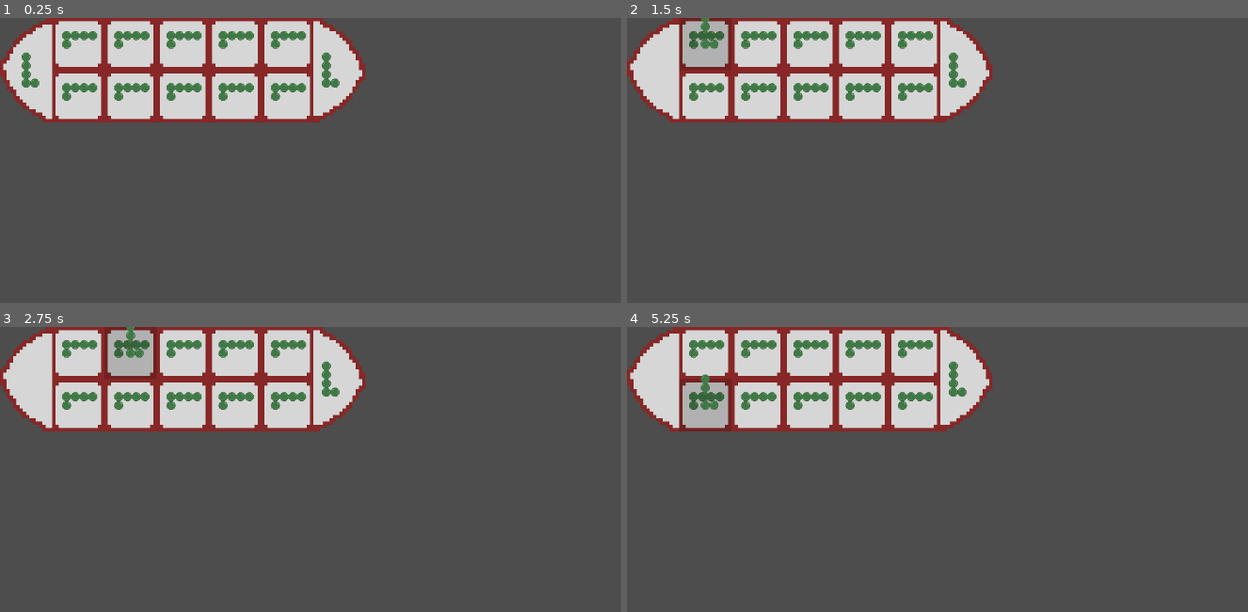
Above: before the commit, frames 1-4 (two rows, left to right).
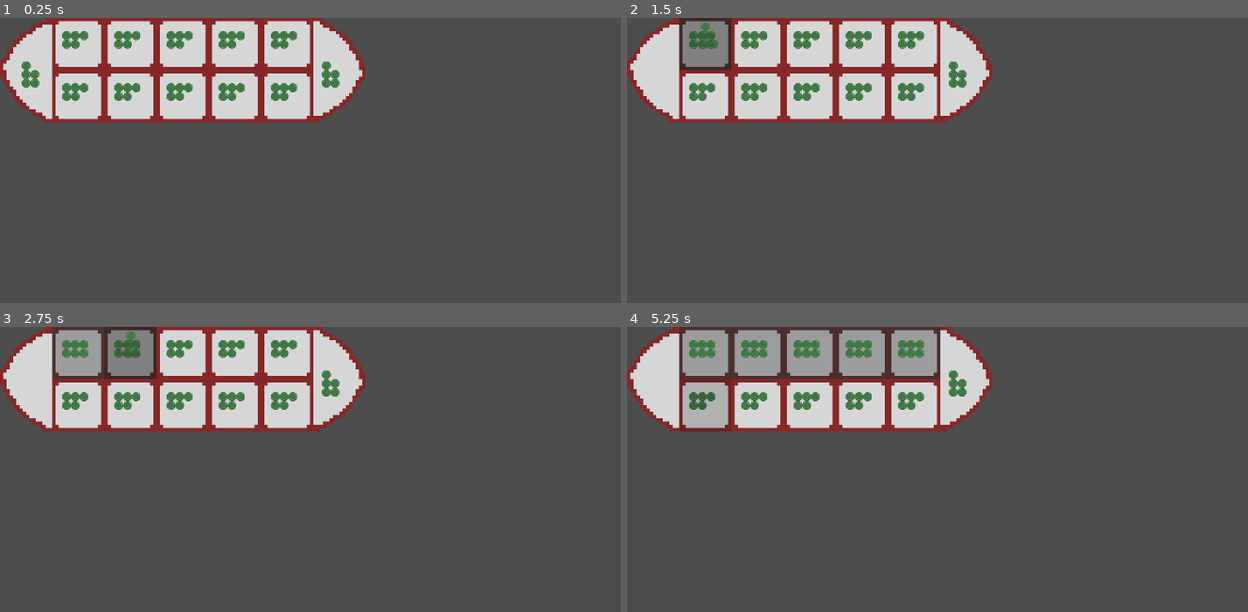
Above: after the commit, the same moments.

Repository: thannicko/QuanCaptureGame
Game: Godot game, scene res://scenes/board.tscn
Same seed, same stepped clock (60 frames per second), same inputs: the game is played once before the commit and once after it.
Inputs (mouse positions are in pixels of both pictures, inside the frame that each line leads up to):
- Up to frame 1 (0.25 s): no input
- Up to frame 2 (1.5 s): tap Enter at 0.5 s; move the mouse to (651, 69) at 0.52 s; click (651, 69) at 0.67 s; tap Space at 1.25 s; move the mouse to (707, 43) at 1.27 s; click (707, 43) at 1.42 s
- Up to frame 3 (2.75 s): tap Enter at 2 s; move the mouse to (130, 352) at 2.02 s; click (130, 352) at 2.17 s
- Up to frame 4 (5.25 s): tap Space at 2.75, 4.25 s; move the mouse to (807, 352) at 2.77 s; click (807, 352) at 2.92 s; tap Enter at 3.5 s; move the mouse to (862, 352) at 3.52 s; click (862, 352) at 3.67 s; move the mouse to (912, 352) at 4.27 s; click (912, 352) at 4.42 s; move the mouse to (707, 403) at 5.02 s; click (707, 403) at 5.17 s

The runs differ from the first frame. In frame 1, 1.0% of the frame differs, in the area x 3-55%, y 4-30%; in frame 2, 2.1%; in frame 3, 3.4%; in frame 4, 7.6%, in the area x 8-55%, y 0-30%.

Commit message:
Added disabled sprites

Diff:
--- a/scenes/square.tscn
+++ b/scenes/square.tscn
@@ -1,8 +1,9 @@
-[gd_scene load_steps=5 format=3 uid="uid://birtrmdefmuj8"]
+[gd_scene load_steps=6 format=3 uid="uid://birtrmdefmuj8"]
 
 [ext_resource type="Script" path="res://scripts/square.gd" id="1_6kgwa"]
 [ext_resource type="Texture2D" uid="uid://etnhjl244sb6" path="res://assets/Square.png" id="2_5s413"]
 [ext_resource type="PackedScene" uid="uid://b3nupaf0mqq2f" path="res://scenes/rockpile.tscn" id="3_2vgq4"]
+[ext_resource type="Texture2D" uid="uid://dtri4omgbjqd8" path="res://assets/DisableSquare.png" id="4_cvkok"]
 
 [sub_resource type="RectangleShape2D" id="RectangleShape2D_ubuqt"]
 size = Vector2(16, 16)
@@ -25,3 +26,8 @@
 [node name="Rockpile" parent="." instance=ExtResource("3_2vgq4")]
 position = Vector2(4.4, 5.4)
 scale = Vector2(0.167, 0.167)
+
+[node name="DisableSquare" type="Sprite2D" parent="."]
+texture_filter = 1
+position = Vector2(8, 8)
+texture = ExtResource("4_cvkok")
--- a/scenes/squarebig.tscn
+++ b/scenes/squarebig.tscn
@@ -1,8 +1,9 @@
-[gd_scene load_steps=5 format=3 uid="uid://c2v6rliyxr2fx"]
+[gd_scene load_steps=6 format=3 uid="uid://c2v6rliyxr2fx"]
 
 [ext_resource type="Script" path="res://scripts/squarebig.gd" id="1_emkf0"]
 [ext_resource type="Texture2D" uid="uid://crso6f1bvqm32" path="res://assets/HalfMoon.png" id="2_5hc2s"]
 [ext_resource type="PackedScene" uid="uid://b3nupaf0mqq2f" path="res://scenes/rockpile.tscn" id="3_g1rkm"]
+[ext_resource type="Texture2D" uid="uid://bmnt1hdfun4qx" path="res://assets/DisableHalfMoon.png" id="3_o7wp7"]
 
 [sub_resource type="RectangleShape2D" id="RectangleShape2D_ubuqt"]
 size = Vector2(16, 32)
@@ -32,6 +33,20 @@
 rotation = -1.5708
 texture = ExtResource("2_5hc2s")
 
+[node name="DisableSquare" type="Node2D" parent="."]
+position = Vector2(8, 16)
+
+[node name="Sprite2D" type="Sprite2D" parent="DisableSquare"]
+texture_filter = 1
+position = Vector2(0, -8)
+texture = ExtResource("3_o7wp7")
+
+[node name="Sprite2D2" type="Sprite2D" parent="DisableSquare"]
+texture_filter = 1
+position = Vector2(0, 8)
+rotation = -1.5708
+texture = ExtResource("3_o7wp7")
+
 [node name="Rockpile" parent="." instance=ExtResource("3_g1rkm")]
 position = Vector2(4, 20)
 rotation = -1.5708
--- a/scripts/boardstatemachine/stateboardputrocks.gd
+++ b/scripts/boardstatemachine/stateboardputrocks.gd
@@ -3,6 +3,7 @@
 func entry() -> void:
 	print("Entered: ", name, " with selected first: ", statemachine.first_dropoff_square)
 	determine_selected_direction()
+	_drop_rock_at(statemachine.first_dropoff_square as Square)
 	for square_node in statemachine.board.squares:
 		var square = square_node as Square
 		square.square_clicked.connect(on_square_clicked.bind(square))
@@ -12,15 +13,19 @@
 	if (diff > 0):
 		statemachine.put_direction = BoardStateMachine.PutRocksDirection.Left
 	else:
-		statemachine.put_direction = BoardStateMachine.PutRocksDirection.Left
+		statemachine.put_direction = BoardStateMachine.PutRocksDirection.Right
 	print("Put rocks direction: ", statemachine.put_direction)
 
 
-func drop_off_first_rock() -> void:
-	pass
+func on_square_clicked(square: Square) -> void:
+	_drop_rock_at(square)
 
-func on_square_clicked(square: Square) -> void:
-	print("Square clicekd: ", square.name)
+func _drop_rock_at(destination: Square) -> void:
+	if (statemachine.selected_square.rock_pile.rocks_count() > 0):
+		destination.rock_pile.add_rock(1)
+		statemachine.selected_square.rock_pile.remove_rock(1)
+		destination.disable()
+
 
 func exit() -> void:
 	for square_node in statemachine.board.squares:
--- a/scripts/rockpile.gd
+++ b/scripts/rockpile.gd
@@ -4,6 +4,7 @@
 const RockScene: PackedScene = preload("res://scenes/rock.tscn")
 var picked_up: bool = false
 var container_size: Vector2
+var max_rocks_in_row: int
 var _position_when_picked_up: Vector2 = Vector2.ZERO
 var _rocks: Array[Node2D]
 
@@ -15,6 +16,7 @@
 
 func set_container_size(size: Vector2) -> void:
 	container_size = size - Vector2(30, 30)
+	max_rocks_in_row = container_size.x / RockSize
 
 func is_empty() -> bool:
 	return rocks_count() <= 0
@@ -35,13 +37,16 @@
 func _process(delta: float) -> void:
 	global_position = get_global_mouse_position()
 
+func remove_rock(amount : int) -> void:
+	for i in amount:
+		var rock = _rocks.pop_back()
+		rock.queue_free()
+
 func add_rock(amount : int) -> void:
+	print("Add rock: ", amount)
 	var rock = RockScene.instantiate() as Node2D
-	if (not _rocks.is_empty()):
-		var new_position = rock.position
-		new_position.x = _rocks.back().position.x + RockSize
-		rock.position = _clamp_position_to_container(new_position)
 	_add_rock_to_scene(rock)
+	_set_rock_position(rock, _rocks.find(rock))
 
 func set_rocks(amount : int) -> void:
 	_rocks.clear()
@@ -49,16 +54,12 @@
 		child.queue_free()
 	for i in amount:
 		var rock = RockScene.instantiate() as Node2D
-		var new_position = rock.position
-		new_position.x = i*RockSize
-		rock.position = _clamp_position_to_container(new_position)
 		_add_rock_to_scene(rock)
+		_set_rock_position(rock, i)
 
-func _clamp_position_to_container(position: Vector2):
-	if (position.x >= container_size.x):
-		position.x = 0
-		position.y = RockSize
-	return position
+func _set_rock_position(rock: Node2D, index: int) -> void:
+	rock.position.x = (index % max_rocks_in_row) * RockSize
+	rock.position.y = (index / max_rocks_in_row) * RockSize
 
 func _add_rock_to_scene(rock: Node2D):
 	add_child(rock)
--- a/scripts/square.gd
+++ b/scripts/square.gd
@@ -4,17 +4,26 @@
 
 @onready var area2d: Area2D = $"Area2D"
 @onready var rock_pile: RockPile = $"Rockpile"
+@onready var disabled_square: Node2D = $"DisableSquare"
+
 var _is_mouse_on_square: bool = false
+var disabled : bool = false
 
 func _ready() -> void:
 	area2d.mouse_entered.connect(_on_mouse_entered_square)
 	area2d.mouse_exited.connect(_on_mouse_exited_square)
 	rock_pile.set_container_size(16 * scale)
+	disabled_square.hide()
+
+func disable() -> void:
+	print(name, " disable")
+	disabled = true
+	disabled_square.show()
+	set_process_input(false)
 
 func _input(event: InputEvent) -> void:
 	if (_is_mouse_on_square and event is InputEventMouseButton and event.is_pressed()):
 		square_clicked.emit()
-		print(name, " Emit signal square_clicked")
 
 func _on_mouse_entered_square():
 	_is_mouse_on_square = true;
--- a/scripts/squarebig.gd
+++ b/scripts/squarebig.gd
@@ -7,13 +7,19 @@
 const RightFacingFirstHalfRotation : int = 0
 const RightFacingSecondHalfRotation : int = -90
 
+func _ready() -> void:
+	super._ready()
+	rock_pile.set_container_size(Vector2(16 * scale.x, 32 * scale.y))
+
 func _input(event: InputEvent) -> void:
 	super._input(event)
 
 func face_left() -> void:
 	sprite.rotation_degrees = 180
 	rock_pile.position.x = 4 # Put the rock in the middle
+	disabled_square.rotation_degrees = sprite.rotation_degrees
 
 func face_right() -> void:
 	sprite.rotation_degrees = 0
 	rock_pile.position.x = 8
+	disabled_square.rotation_degrees = sprite.rotation_degrees
Binary file added: assets/DisableHalfMoon.png
Not shown, added: assets/DisableHalfMoon.png.import
Binary file added: assets/DisableSquare.png
Not shown, added: assets/DisableSquare.png.import
